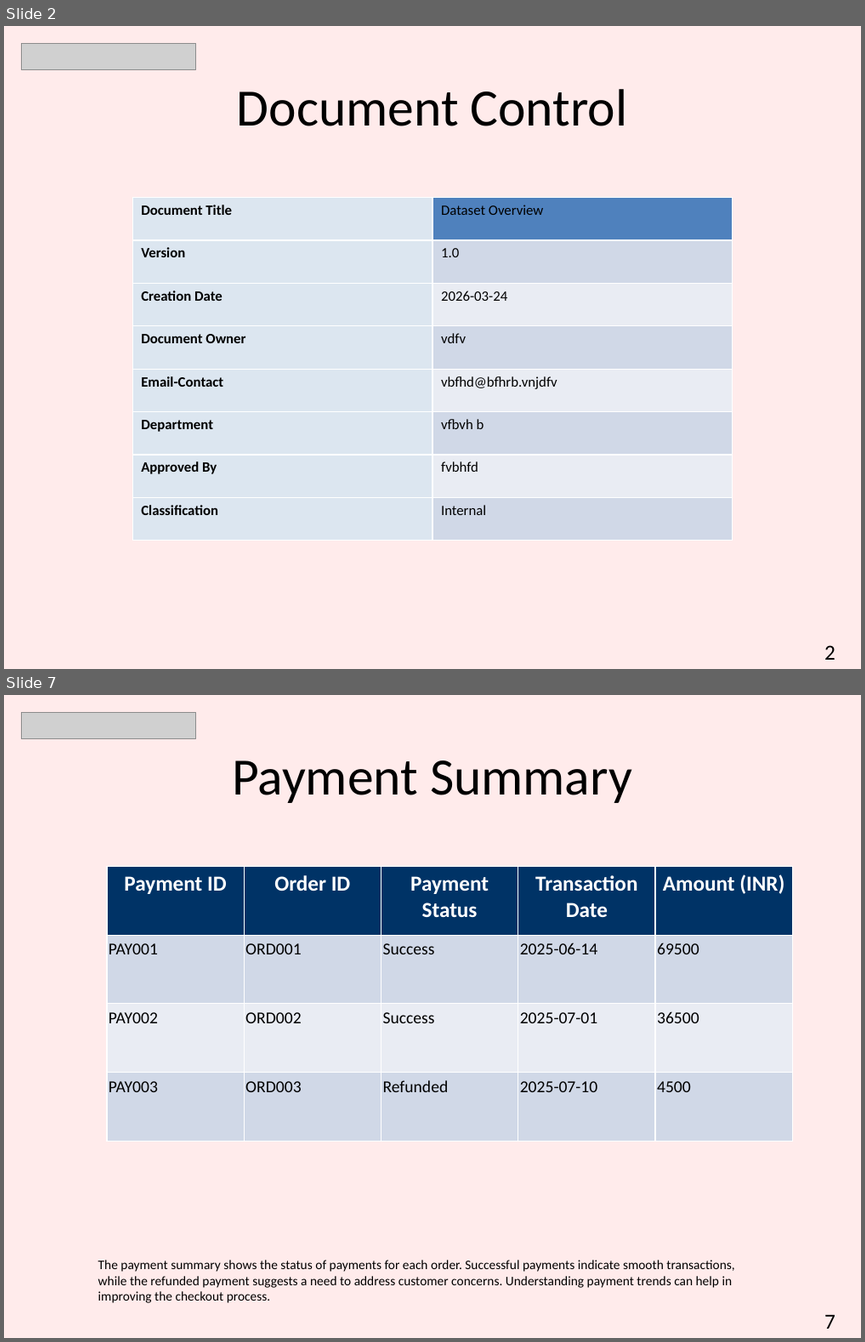
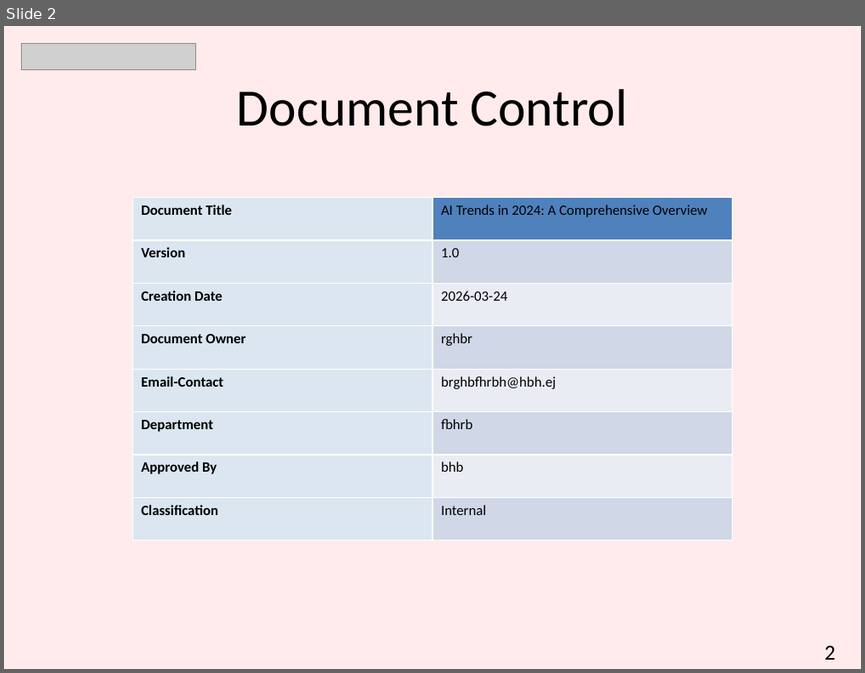
Before and after one commit to hetanshi511/CyberNexus, a slide deck: Backend/Presentation.pptx. Shown one above the other, each under a label of ours: slides 2 and 7 before the commit, slide 2 after it; the slides between them are not shown. The pictures are 865x1342 and 865x673 pixels, drawn with LibreOffice and Linux fonts; fonts in the diff are those of the drawing; grey boxes stand for pictures. Boxes give left, top, right and bottom in pixels: in the first picture for what was removed or moved away, otherwise in the second. Text is boxed around its words. In the diff, an @@ line names an element or a change of style, - is before the commit and + after.

```diff
--- a/Backend/Presentation.pptx
+++ b/Backend/Presentation.pptx
@@ slide 7 removed at <box>4,695,861,1338</box>, background #FFEBEB @@
@@ picture removed at <box>21,712,196,738</box> @@
@@ title removed at <box>232,760,632,803</box> @@
-Payment Summary
@@ table removed at <box>107,867,792,1140</box>, 4 rows, 5 columns @@
-Payment ID | Order ID | Payment Status | Transaction Date | Amount (INR)
-PAY001 | ORD001 | Success | 2025-06-14 | 69500
-PAY002 | ORD002 | Success | 2025-07-01 | 36500
-PAY003 | ORD003 | Refunded | 2025-07-10 | 4500
@@ text removed at <box>98,1259,734,1303</box> @@
-The payment summary shows the status of payments for each order. Successful payments indicate smooth transactions, while the refunded payment suggests a need to address customer concerns. Understanding payment trends can help in improving the checkout process.
@@ text removed at <box>824,1314,835,1328</box> @@
-7
@@ slide 2 changed as well @@
@@ table at <box>132,198,732,540</box> @@
-row 1, column 2: Dataset Overview
+row 1, column 2: AI Trends in 2024: A Comprehensive Overview
-row 4, column 2: vdfv
+row 4, column 2: rghbr
-row 5, column 2: vbfhd@bfhrb.vnjdfv
+row 5, column 2: brghbfhrbh@hbh.ej
-row 6, column 2: vfbvh b
+row 6, column 2: fbhrb
-row 7, column 2: fvbhfd
+row 7, column 2: bhb
```
Also in this commit, not shown: 5 slides added, 6 other slides removed, 22 other files.
